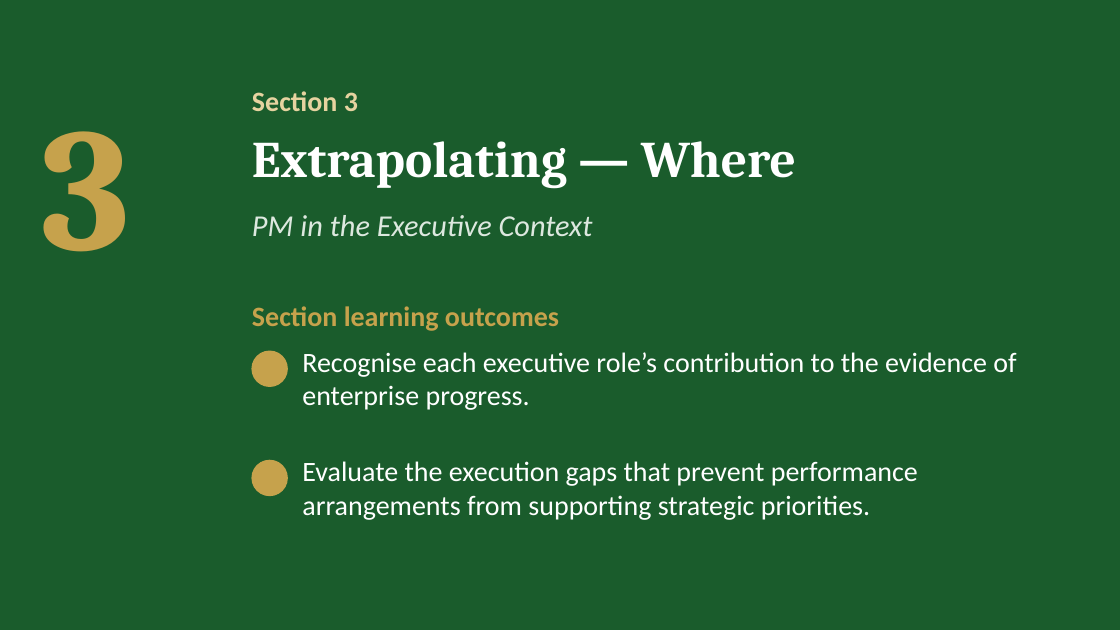
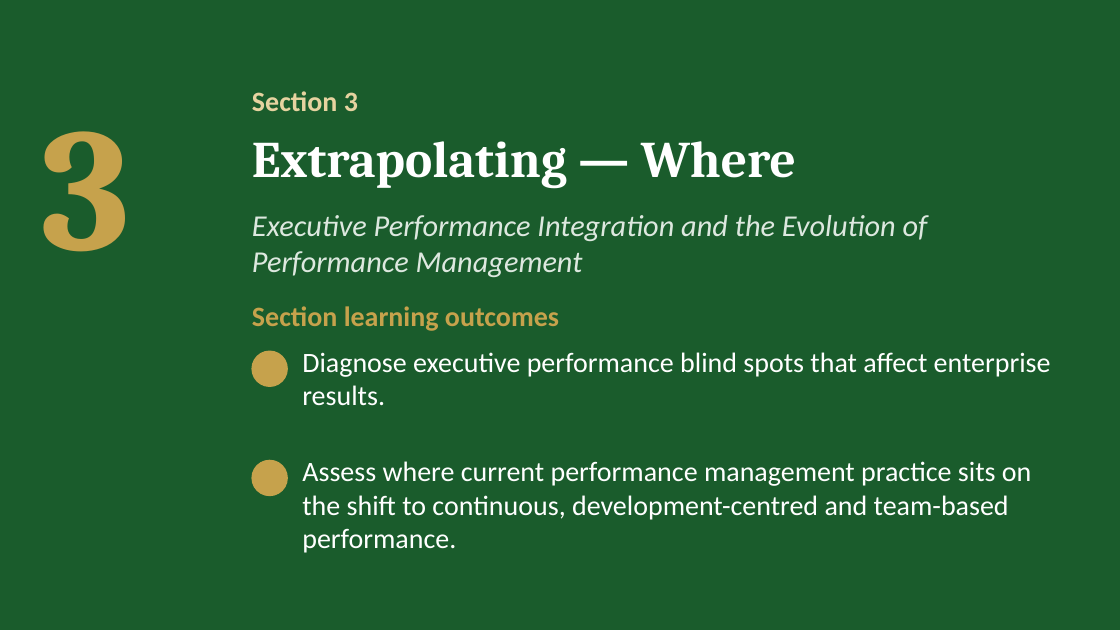
Before and after one commit to IBSL26/ibsl-platform, a slide deck: slide 21 of Unit decks/Unit 06 - Performance Management Setup.pptx (slide 17 before the commit). Drawn at 1120x630 pixels with LibreOffice and Linux fonts; fonts in the diff are those of the drawing; background and template pictures are left out. Boxes give left, top, right and bottom in pixels: in the first picture for what was removed or moved away, otherwise in the second. Text is boxed around its words. In the diff, an @@ line names an element or a change of style, - is before the commit and + after.

Commit message:
Unit 6: human and organisational operating systems, S2R Contribution Map and FACES; Capstone 6A-6B; deck 33 slides

```diff
--- a/Unit decks/Unit 06 - Performance Management Setup.pptx
+++ b/Unit decks/Unit 06 - Performance Management Setup.pptx
@@ text at (252,215,928,277): text changed @@
-PM in the Executive Context
+Executive Performance Integration and the Evolution of Performance Management
@@ text at (302,352,1051,405): text changed @@
-Recognise each executive role’s contribution to the evidence of enterprise progress.
+Diagnose executive performance blind spots that affect enterprise results.
@@ text at (302,461,1031,553): text changed @@
-Evaluate the execution gaps that prevent performance arrangements from supporting strategic priorities.
+Assess where current performance management practice sits on the shift to continuous, development-centred and team-based performance.
```
Also in this commit, not shown: 14 other slides changed, 14 slides added, 9 slides removed, 30 other files.
